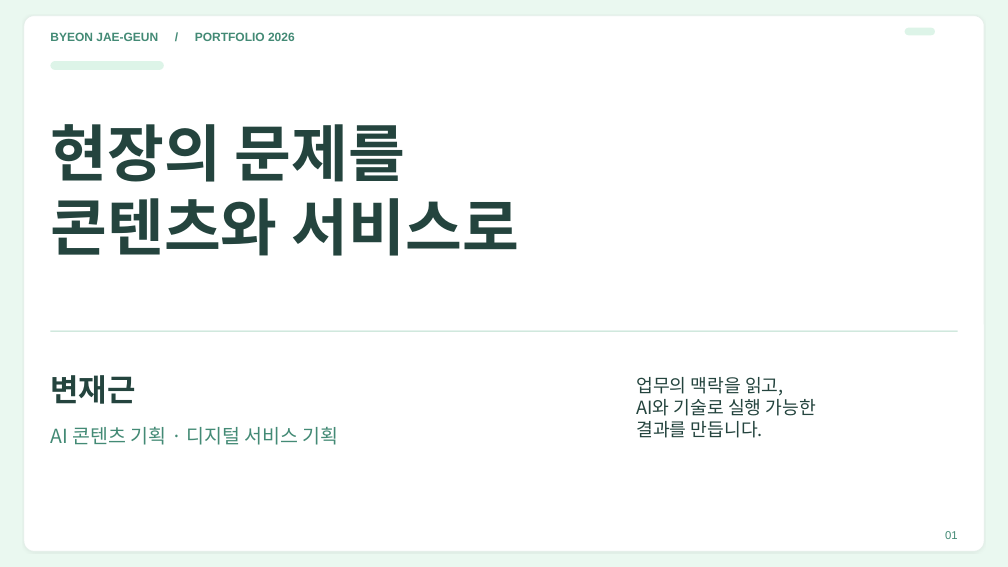
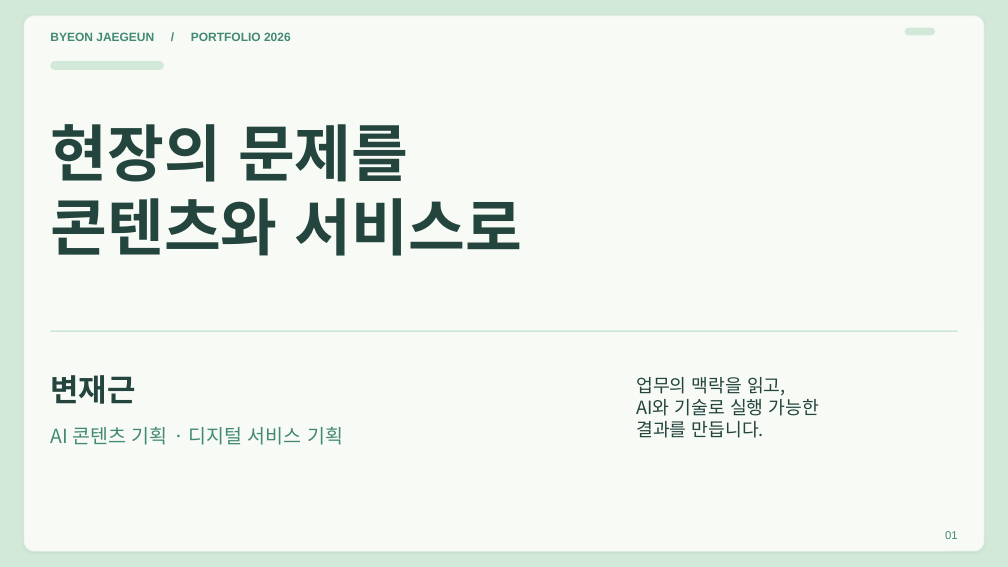
Before and after one commit to Jack-the-Ace/remind, a slide deck: slide 1 of 참고자료/취뽀/candidate_v4.pptx. Drawn at 1008x567 pixels with LibreOffice and Linux fonts; fonts in the diff are those of the drawing. Boxes give left, top, right and bottom in pixels: in the first picture for what was removed or moved away, otherwise in the second. Text is boxed around its words. In the diff, an @@ line names an element or a change of style, - is before the commit and + after.

```diff
--- a/참고자료/취뽀/candidate_v4.pptx
+++ b/참고자료/취뽀/candidate_v4.pptx
@@ background #EAF8F0 to #D2E9DA @@
@@ rounded rectangle at (24, 16, 984, 551): fill #FFFFFF to #F7FAF5 @@
@@ text at (50, 32, 291, 41): text changed @@
-BYEON JAE-GEUN / PORTFOLIO 2026
+BYEON JAEGEUN / PORTFOLIO 2026
```
Also in this commit, not shown: 15 other slides changed, 24 other files.
